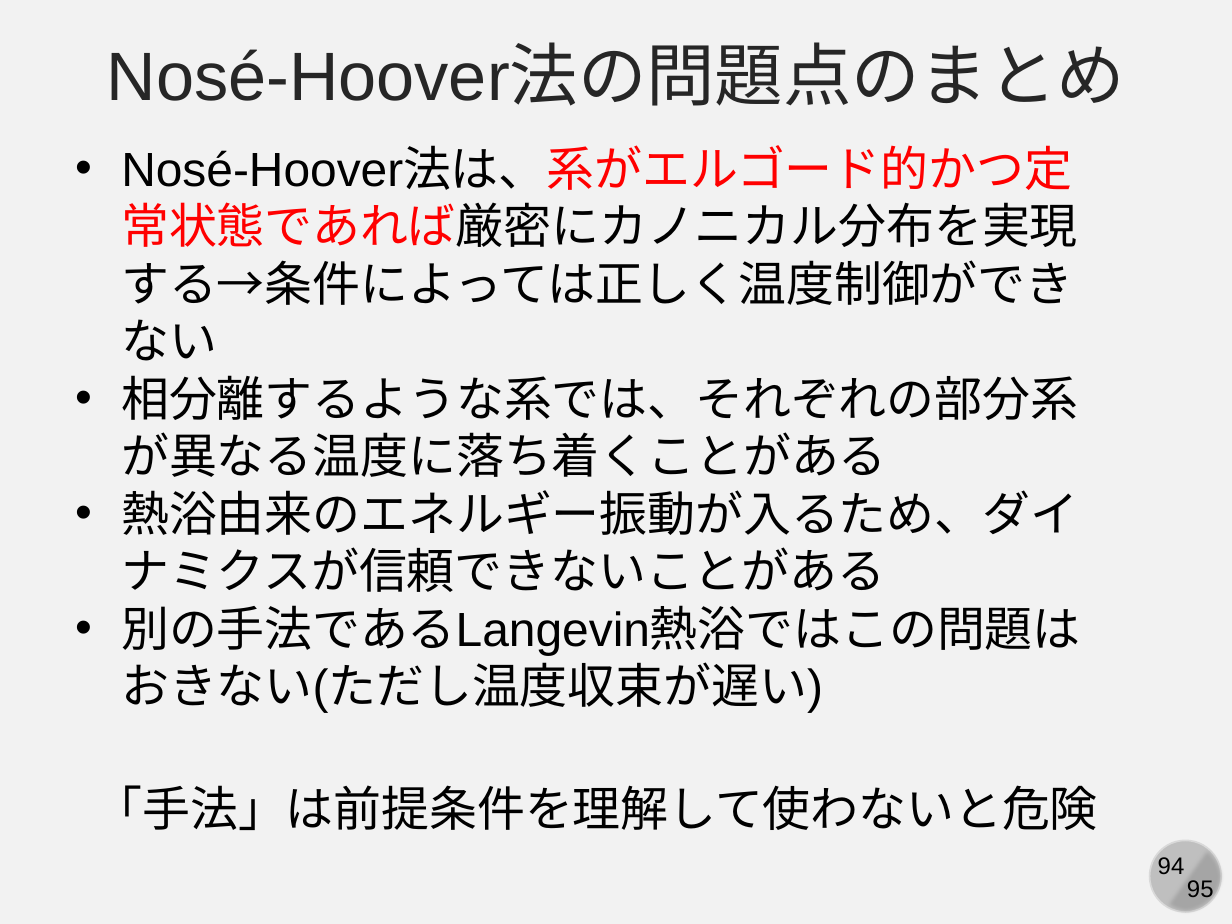
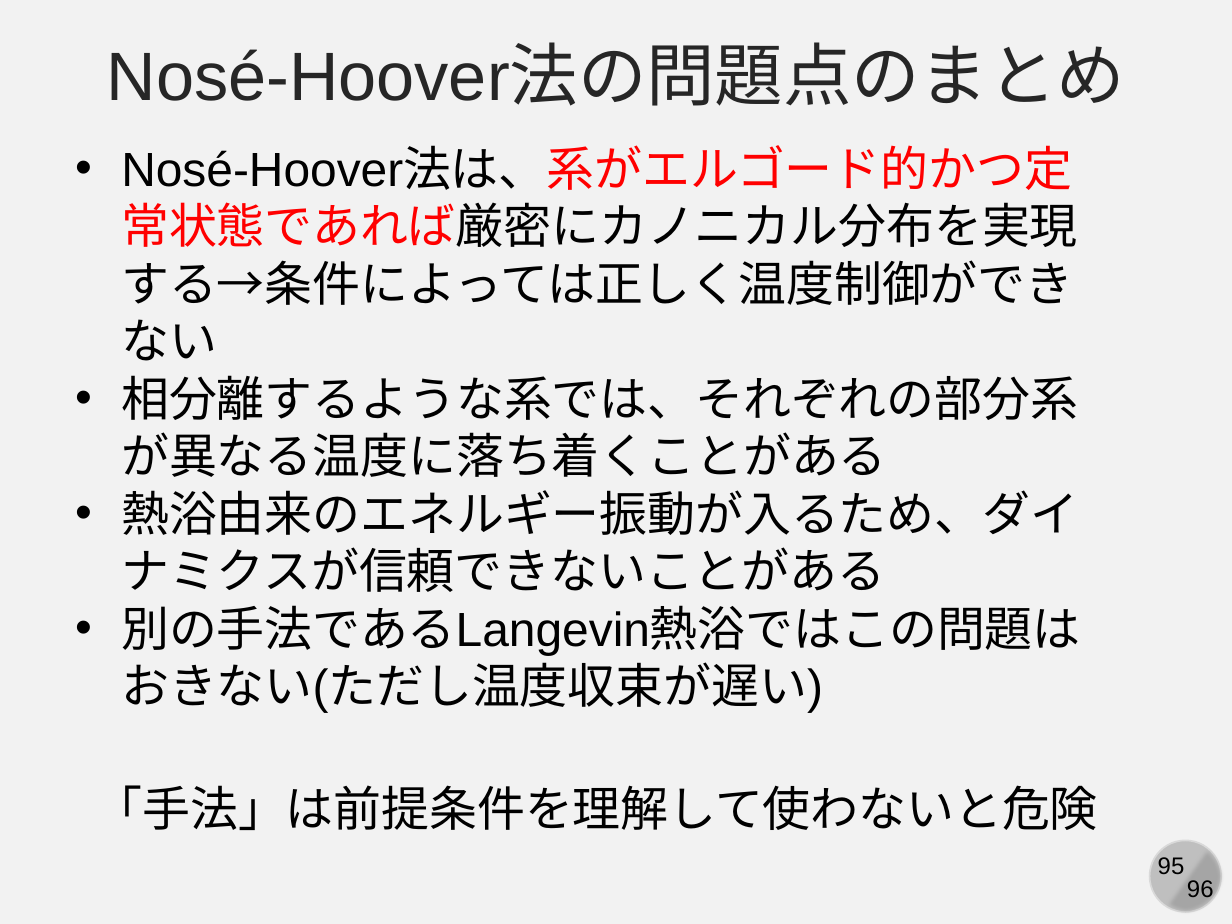
Before and after one commit to kaityo256/simulation_engineering, a slide deck: slide 95 of 06_md_observable/simulation06.pptx (slide 94 before the commit). Drawn at 1232x924 pixels with LibreOffice and Linux fonts; fonts in the diff are those of the drawing. Boxes give left, top, right and bottom in pixels: in the first picture for what was removed or moved away, otherwise in the second. Text is boxed around its words. In the diff, an @@ line names an element or a change of style, - is before the commit and + after.

```diff
--- a/06_md_observable/simulation06.pptx
+++ b/06_md_observable/simulation06.pptx
@@ page number rewrapped from [1187, 880, 1214, 903] to [1158, 857, 1185, 875] @@
@@ page number removed at [1158, 857, 1185, 874] @@
-94
@@ text added at [1187, 880, 1214, 903], 14 pt, text #000000 @@
+96
```
Also in this commit, not shown: 94 other slides changed, 1 slide added.
